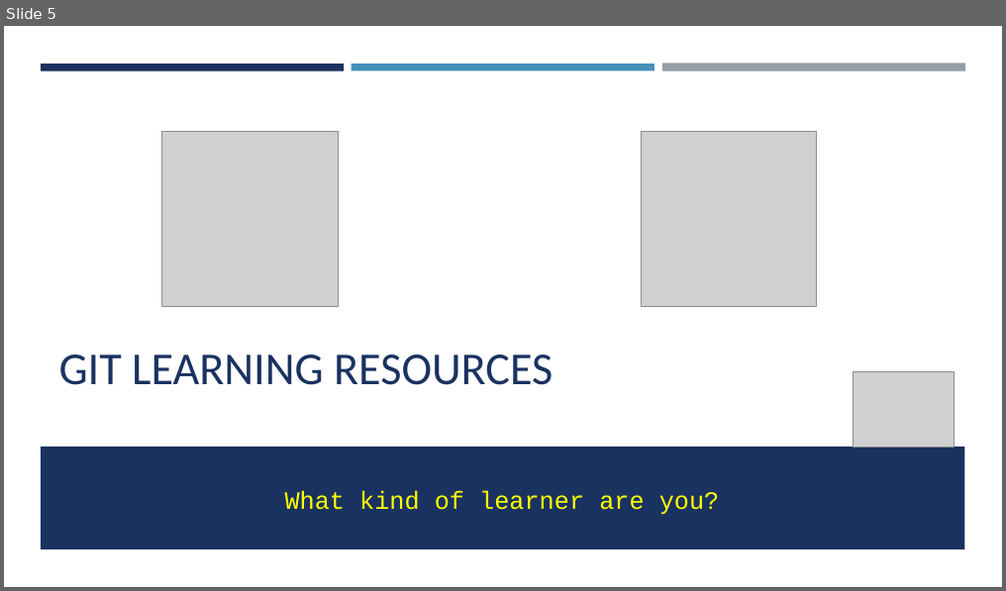
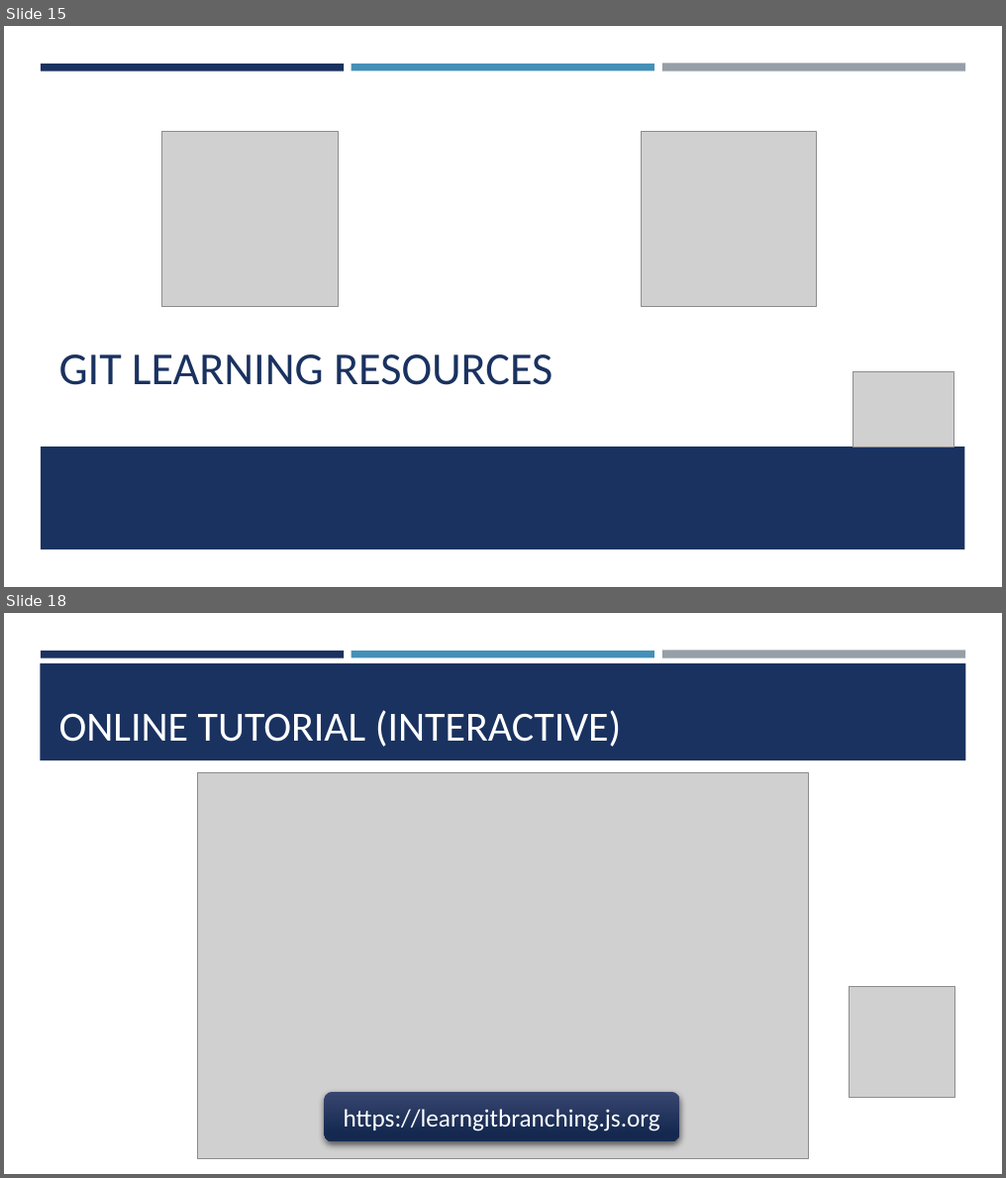
Before and after one commit to timothywarner/summer2019, a slide deck: psh on the river 2019/warner-github-2019.pptx. Shown one above the other, each under a label of ours: slide 5 before the commit, slides 15 and 18 after it; the slides between them are not shown. The pictures are 1006x591 and 1006x1178 pixels, drawn with LibreOffice and Linux fonts; fonts in the diff are those of the drawing; grey boxes stand for pictures; background and template pictures are left out. Boxes give left, top, right and bottom in pixels: in the first picture for what was removed or moved away, otherwise in the second. Text is boxed around its words. In the diff, an @@ line names an element or a change of style, - is before the commit and + after.

```diff
--- a/psh on the river 2019/warner-github-2019.pptx
+++ b/psh on the river 2019/warner-github-2019.pptx
@@ slide 18 added at [4,613,1002,1174], background #FFFFFF; not listed: 3 template elements that a slide beside it also shows @@
@@ rectangle added at [40,663,966,761], fill #1A3260 @@
@@ title added at [59,710,622,747], 40 pt, text #FFFFFF @@
+ONLINE TUTORIAL (INTERACTIVE)
@@ picture added at [198,772,809,1158] @@
@@ picture added at [849,986,954,1097] @@
@@ rounded rectangle added at [325,1092,680,1143], fill gradient #394771 to #162A51, 24 pt, text #FFFFFF @@
+https://learngitbranching.js.org
@@ what was slide 5 is now slide 15 @@
@@ slide 15 changed as well @@
@@ text removed at [285,490,720,515] @@
-What kind of learner are you?
```
Also in this commit, not shown: 2 other slides changed, 15 other slides added, 6 slides removed, 2 other files.
